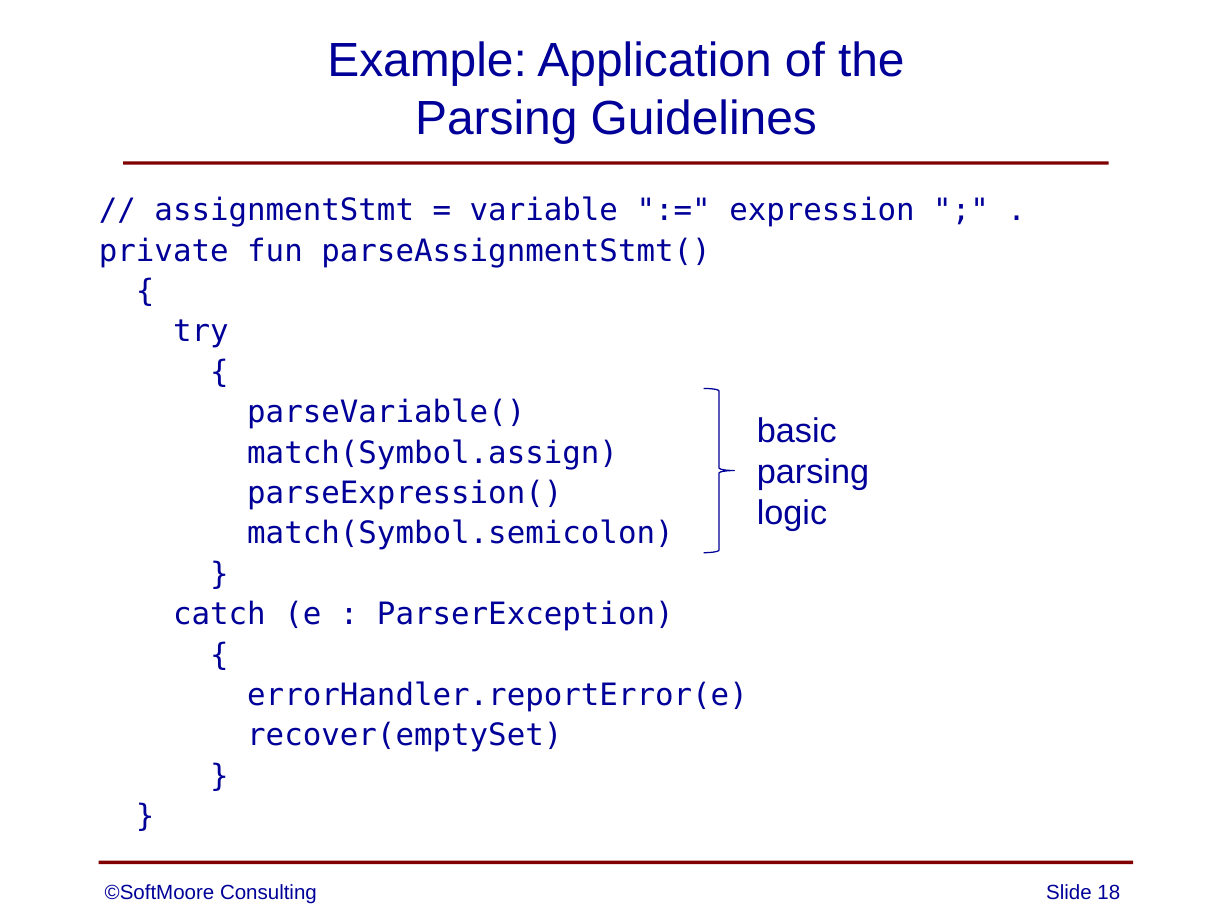
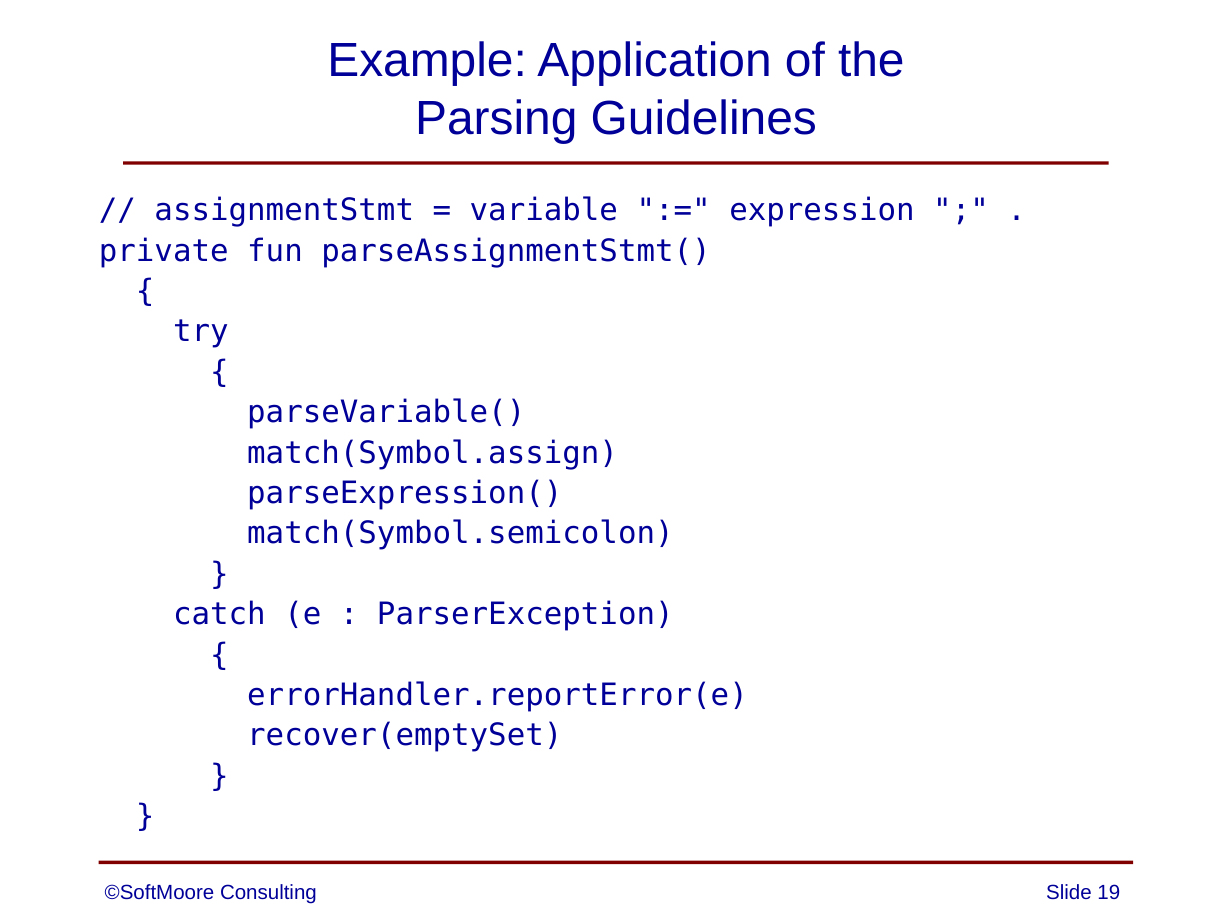
Before and after one commit to SoftMoore/CPRL-Kt-2nd, a slide deck: slide 19 of PowerPoints/06 - Syntax Analysis.pptx (slide 18 before the commit). Drawn at 1232x924 pixels with LibreOffice and Linux fonts; fonts in the diff are those of the drawing. Boxes give left, top, right and bottom in pixels: in the first picture for what was removed or moved away, otherwise in the second. Text is boxed around its words. In the diff, an @@ line names an element or a change of style, - is before the commit and + after.

```diff
--- a/PowerPoints/06 - Syntax Analysis.pptx
+++ b/PowerPoints/06 - Syntax Analysis.pptx
@@ right brace removed at (703,388,734,552) @@
@@ text removed at (757,417,869,531) @@
-basic
-parsing
-logic
@@ page number at (1046,884,1120,900): text changed @@
-Slide 18
+Slide 19
```
Also in this commit, not shown: 3 other slides changed, 1 slide added.
